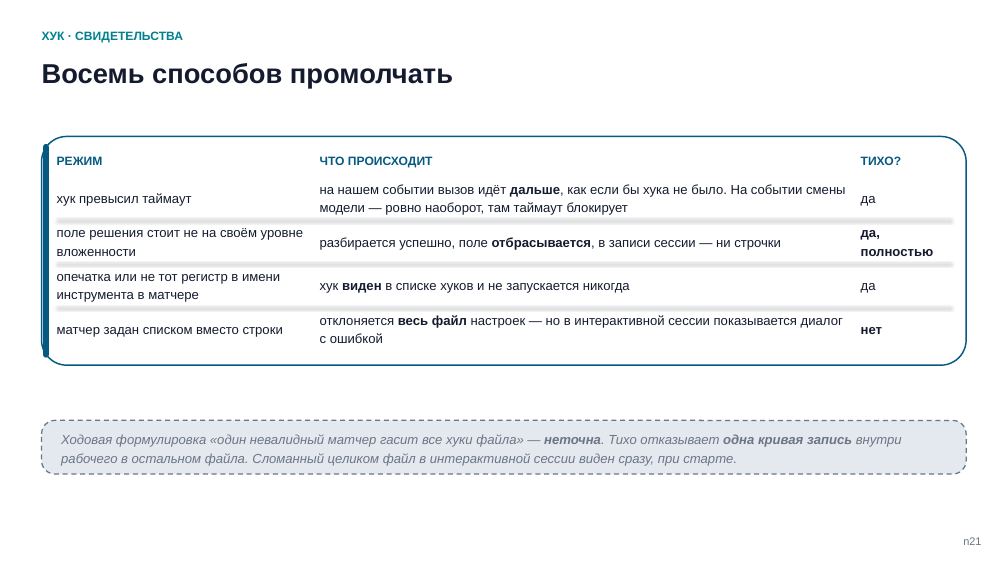
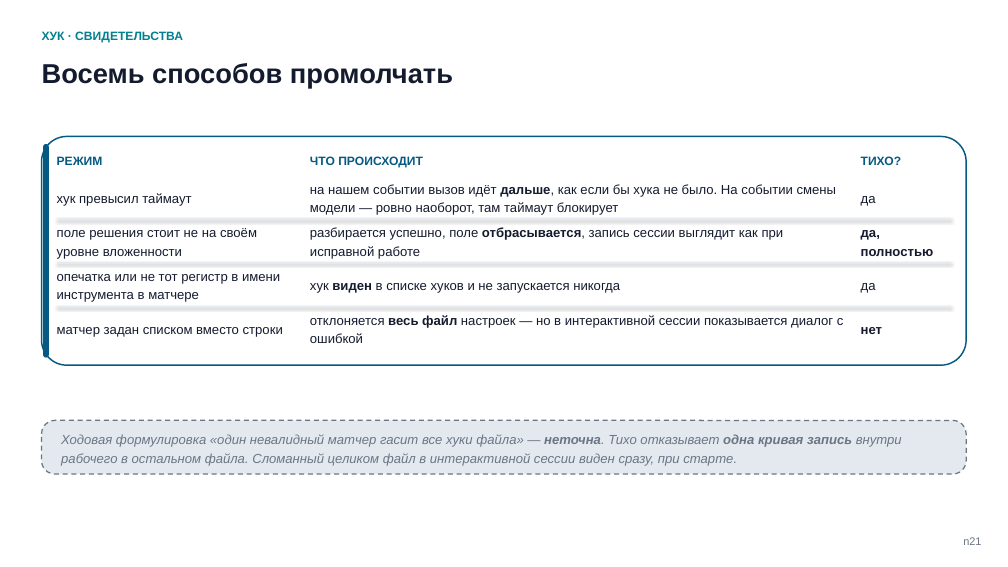
Before and after one commit to tellina-study/AI-usage-lessons, a slide deck: slide 21 of library/seminars/sem-05/rendered/sem-05-n.pptx. Drawn at 1008x567 pixels with LibreOffice and Linux fonts; fonts in the diff are those of the drawing. Boxes give left, top, right and bottom in pixels: in the first picture for what was removed or moved away, otherwise in the second. Text is boxed around its words. In the diff, an @@ line names an element or a change of style, - is before the commit and + after.

```diff
--- a/library/seminars/sem-05/rendered/sem-05-n.pptx
+++ b/library/seminars/sem-05/rendered/sem-05-n.pptx
@@ text "ЧТО ПРОИСХОДИТ": place and size @@
-text "ЧТО ПРОИСХОДИТ" at box(320, 156, 433, 167)
+text "ЧТО ПРОИСХОДИТ" at box(310, 156, 423, 167)
@@ text "на нашем событии вызов идёт ...": place and size @@
-text "на нашем событии вызов идёт ..." at box(320, 184, 845, 215)
+text "на нашем событии вызов идёт ..." at box(310, 184, 836, 215)
@@ text "поле решения стоит не на ..." rewrapped from box(57, 228, 304, 256) to box(57, 228, 257, 259) @@
@@ text at box(310, 227, 784, 259): text changed @@
-разбирается успешно, поле отбрасывается, в записи сессии — ни строчки
+разбирается успешно, поле отбрасывается, запись сессии выглядит как при исправной работе
@@ text "хук виден в списке хуков ...": place and size @@
-text "хук виден в списке хуков ..." at box(320, 283, 630, 293)
+text "хук виден в списке хуков ..." at box(310, 283, 620, 293)
@@ text "отклоняется весь файл настроек — ..." rewrapped from box(320, 315, 843, 343) to box(310, 315, 844, 343) @@
```
Also in this commit, not shown: 25 other slides changed, 2 slides added, 2 slides removed, 28 other files.
